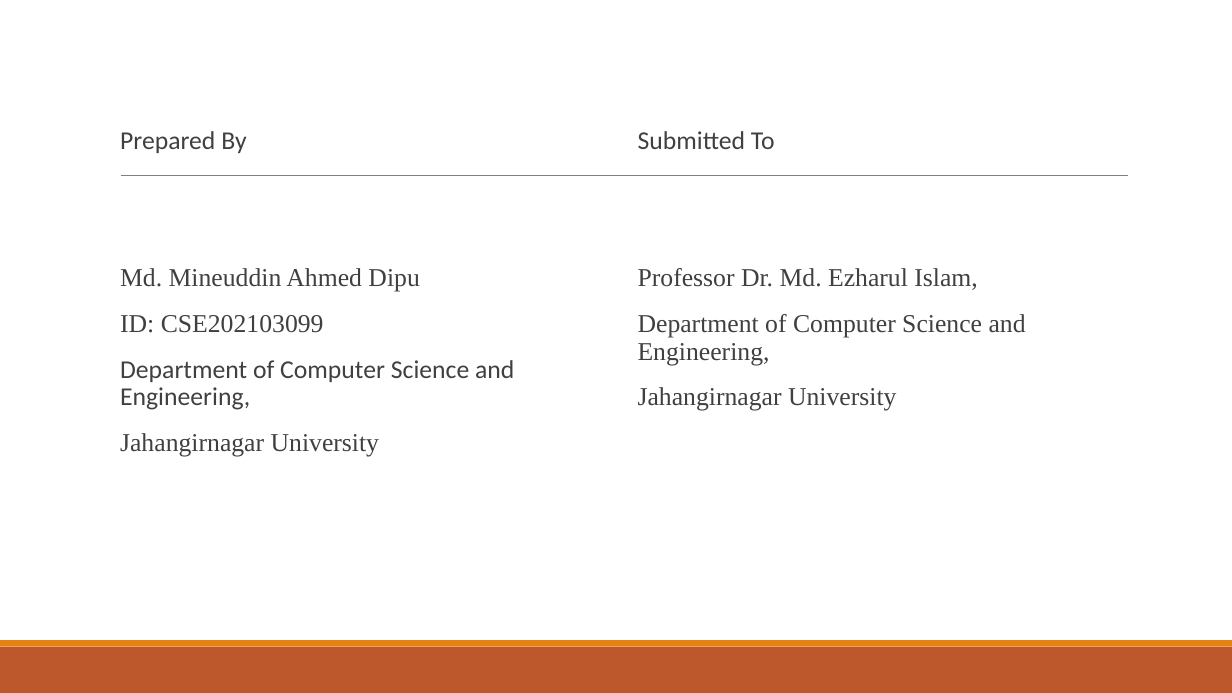
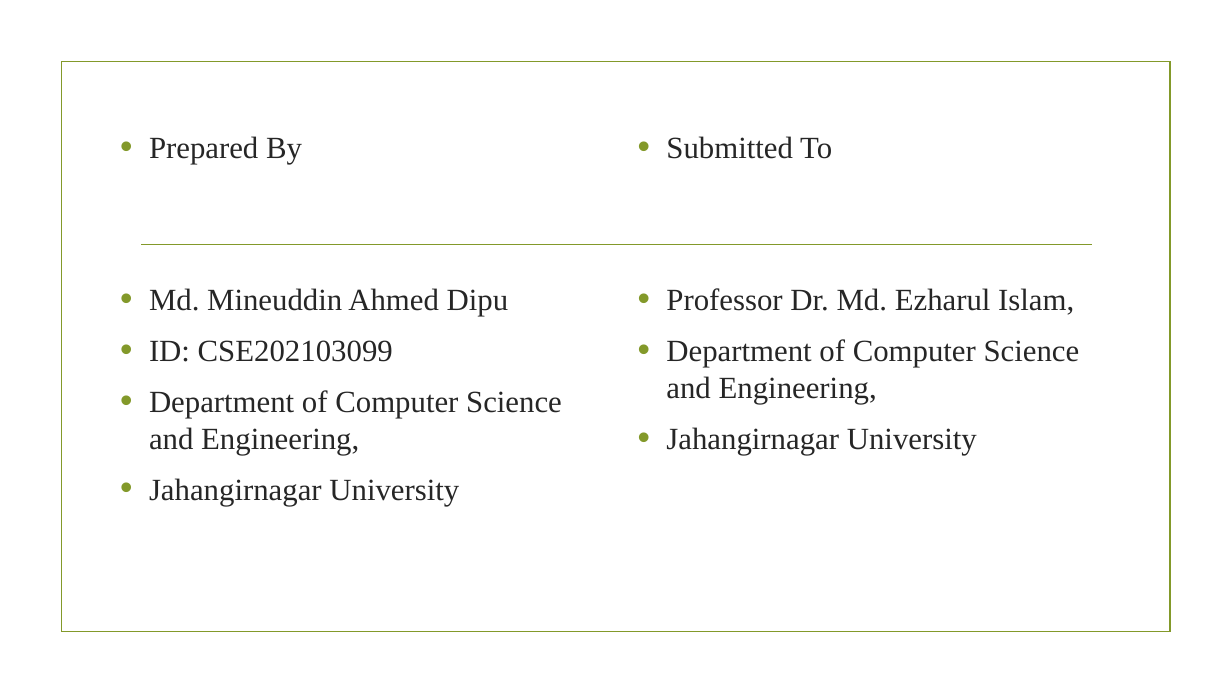
Before and after one commit to dipu157/pres_reactlara, a slide deck: slide 2 of Documentation/Prescription Presentation.pptx. Drawn at 1232x693 pixels with LibreOffice and Linux fonts; fonts in the diff are those of the drawing; background and template pictures are left out. Boxes give left, top, right and bottom in pixels: in the first picture for what was removed or moved away, otherwise in the second. Text is boxed around its words. In the diff, an @@ line names an element or a change of style, - is before the commit and + after.

```diff
--- a/Documentation/Prescription Presentation.pptx
+++ b/Documentation/Prescription Presentation.pptx
@@ rectangle added at (61,62,1170,632), outline #83992A 1.25 pt @@
@@ text "Prepared By" at (149,136,562,506): size 20 to 24 pt, text colour #404040 to #262626; font Calibri to Times New Roman in "Prepared By", "Department of Computer Science and Engineering,"; bullet   to •; line spacing 0.9 to 1; less space between paragraphs; bullet colour #E48312 to #83992A @@
@@ text "Submitted To" at (666,136,1080,455): size 20 to 24 pt, text colour #404040 to #262626; font Calibri to Times New Roman in "Submitted To"; bullet   to •; line spacing 0.9 to 1; less space between paragraphs; bullet colour #E48312 to #83992A @@
@@ line moved from (121, 176) - (1128, 176) to (141, 245) - (1092, 245) @@
@@ line (141, 245) - (1092, 245): stroke #808080 0.5 pt to #83992A 1.25 pt @@
@@ rectangle removed at (0,647,1232,693) @@
@@ rectangle removed at (0,640,1232,647) @@
```
Also in this commit, not shown: 4 other slides changed, 5 other files.
